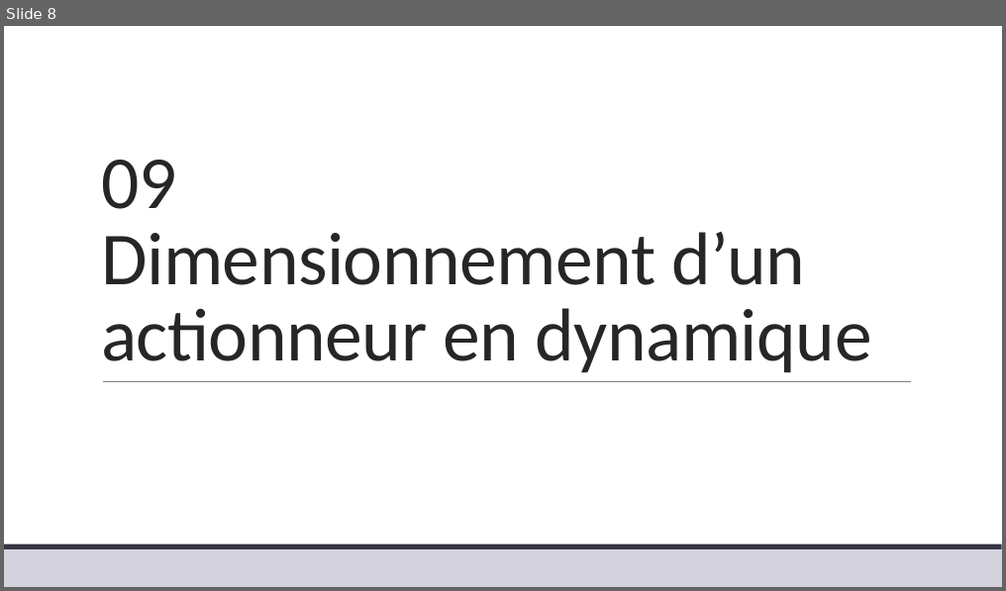
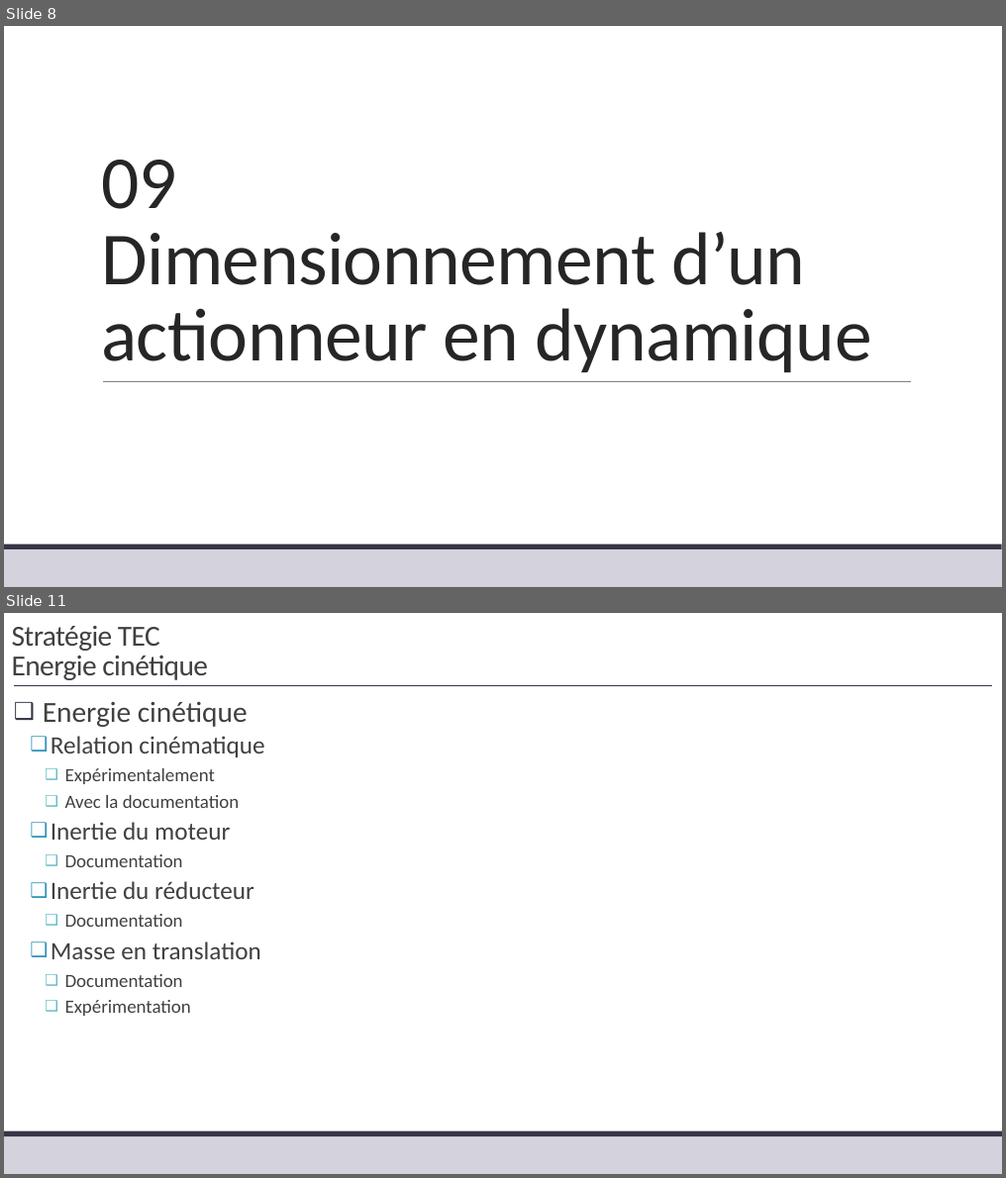
Before and after one commit to xpessoles/TP_Corriges, a slide deck: 04_Comax/04_Comax_Corrige.pptx. Shown one above the other, each under a label of ours: slide 8 before the commit, slides 8 and 11 after it; the slides between them are not shown. The pictures are 1006x591 and 1006x1178 pixels, drawn with LibreOffice and Linux fonts; fonts in the diff are those of the drawing. Boxes give left, top, right and bottom in pixels: in the first picture for what was removed or moved away, otherwise in the second. Text is boxed around its words. In the diff, an @@ line names an element or a change of style, - is before the commit and + after.

```diff
--- a/04_Comax/04_Comax_Corrige.pptx
+++ b/04_Comax/04_Comax_Corrige.pptx
@@ slide 11 added at (x1=4, y1=613, x2=1002, y2=1174), background #FFFFFF; not listed: 2 template elements that a slide beside it also shows @@
@@ title added at (x1=12, y1=626, x2=208, y2=680), 28 pt, text #404040 @@
+Stratégie TEC
+Energie cinétique
@@ line added from (14, 685) to (992, 685), #373545 0.5 pt @@
@@ text added at (x1=43, y1=701, x2=264, y2=1016), 18 pt, text #404040 @@
+❑ Energie cinétique
+  ❑ Relation cinématique
+    ❑ Expérimentalement
+    ❑ Avec la documentation
+  ❑ Inertie du moteur
+    ❑ Documentation
+  ❑ Inertie du réducteur
+    ❑ Documentation
+  ❑ Masse en translation
+    ❑ Documentation
+    ❑ Expérimentation
```
Also in this commit, not shown: 2 slides changed, 2 other slides added.
